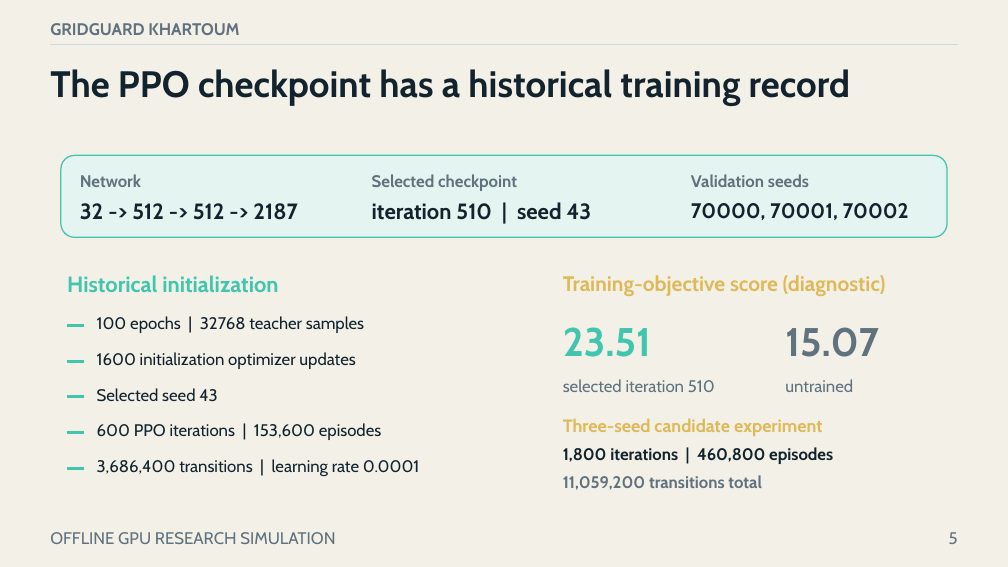
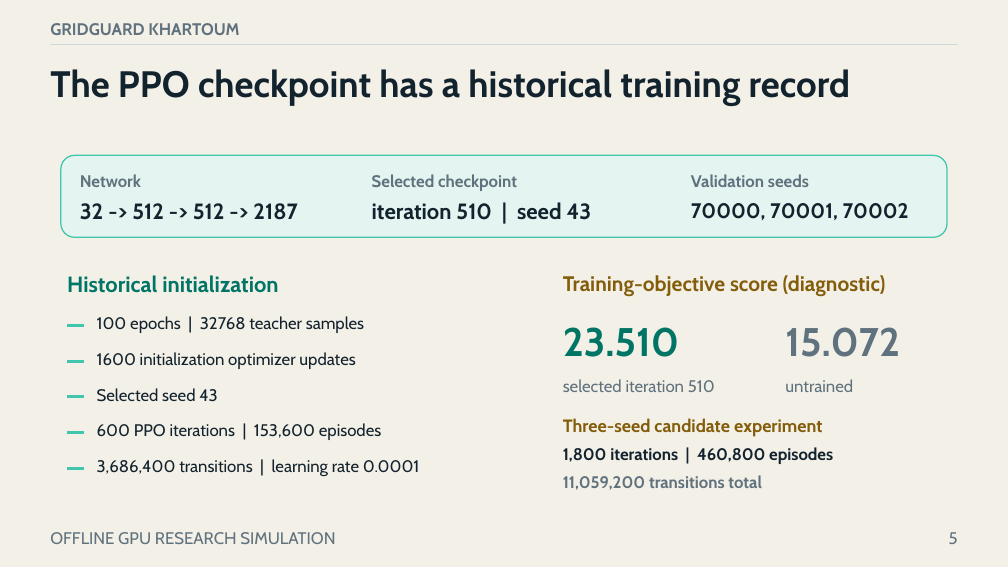
Before and after one commit to boomout2012-afk/gridguard-khartoum, a slide deck: slide 5 of output/presentation/gridguard-khartoum-defense.pptx. Drawn at 1008x567 pixels with LibreOffice and Linux fonts; fonts in the diff are those of the drawing. Boxes give left, top, right and bottom in pixels: in the first picture for what was removed or moved away, otherwise in the second. Text is boxed around its words. In the diff, an @@ line names an element or a change of style, - is before the commit and + after.

```diff
--- a/output/presentation/gridguard-khartoum-defense.pptx
+++ b/output/presentation/gridguard-khartoum-defense.pptx
@@ text "Historical initialization" at (x1=67, y1=275, x2=278, y2=293): text colour #3FC6AC to #007565 @@
@@ text "Training-objective score (diagnostic)" at (x1=563, y1=275, x2=886, y2=297): text colour #E0B957 to #835D0A @@
@@ text at (x1=563, y1=327, x2=679, y2=357): text changed; text colour #3FC6AC to #007565 @@
-23.51
+23.510
@@ text at (x1=785, y1=327, x2=900, y2=357): text changed @@
-15.07
+15.072
@@ text "Three-seed candidate experiment" at (x1=563, y1=418, x2=822, y2=437): text colour #E0B957 to #835D0A @@
```
Also in this commit, not shown: 6 other slides changed, 24 other files.
